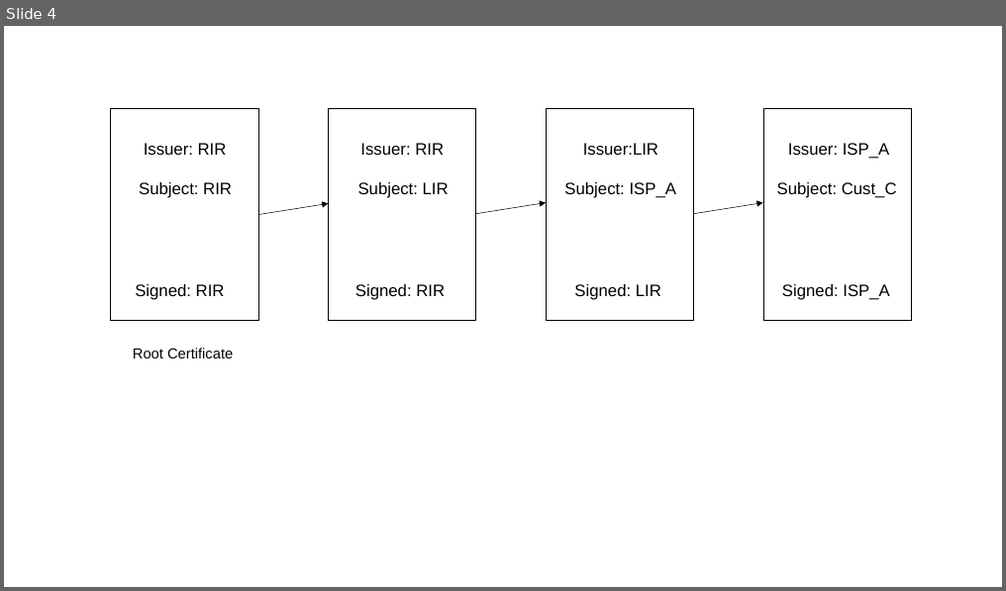
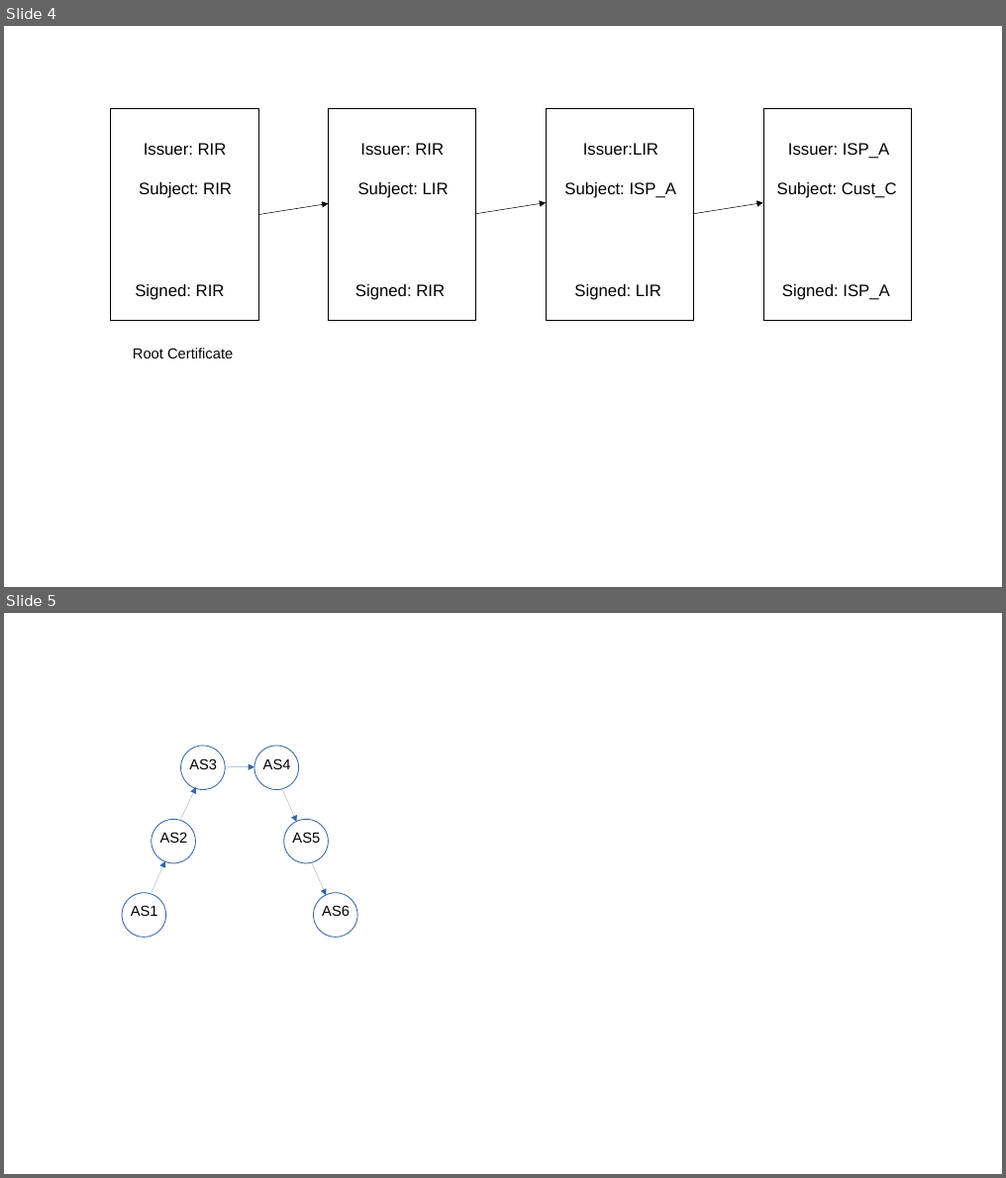
Before and after one commit to SystemsApproach/security, a slide deck: figures/SecurityFigs.odp. Shown one above the other, each under a label of ours: slide 4 before the commit, slides 4 and 5 after it. The pictures are 1006x591 and 1006x1178 pixels, drawn with LibreOffice and Linux fonts; fonts in the diff are those of the drawing. Boxes give left, top, right and bottom in pixels: in the first picture for what was removed or moved away, otherwise in the second. Text is boxed around its words. In the diff, an @@ line names an element or a change of style, - is before the commit and + after.

```diff
--- a/figures/SecurityFigs.odp
+++ b/figures/SecurityFigs.odp
@@ slide 5 added at <box>4,613,1002,1174</box>, background #FFFFFF @@
@@ ellipse added at <box>254,746,299,789</box>, fill #FFFFFF, outline #3465A4 0.79 pt @@
@@ text added at <box>263,759,291,769</box>, 14 pt, text #000000 @@
+AS4
@@ arrow added from (180, 820) to (196, 787), #3465A4 0 pt @@
@@ arrow added from (225, 767) to (254, 767), #3465A4 0 pt @@
@@ arrow added from (282, 789) to (297, 822), #3465A4 0 pt @@
@@ ellipse added at <box>284,820,328,863</box>, fill #FFFFFF, outline #3465A4 0.79 pt @@
@@ text added at <box>292,832,320,843</box>, 14 pt, text #000000 @@
+AS5
@@ arrow added from (152, 893) to (165, 861), #3465A4 0 pt @@
@@ arrow added from (313, 863) to (326, 895), #3465A4 0 pt @@
@@ group added at <box>122,746,225,937</box>: 3 ellipses, 3 texts @@
+AS3
+AS2
+AS1
@@ ellipse added at <box>313,893,357,937</box>, fill #FFFFFF, outline #3465A4 0.79 pt @@
@@ text added at <box>322,905,350,916</box>, 14 pt, text #000000 @@
+AS6
```
Also in this commit, not shown: 2 other files.
